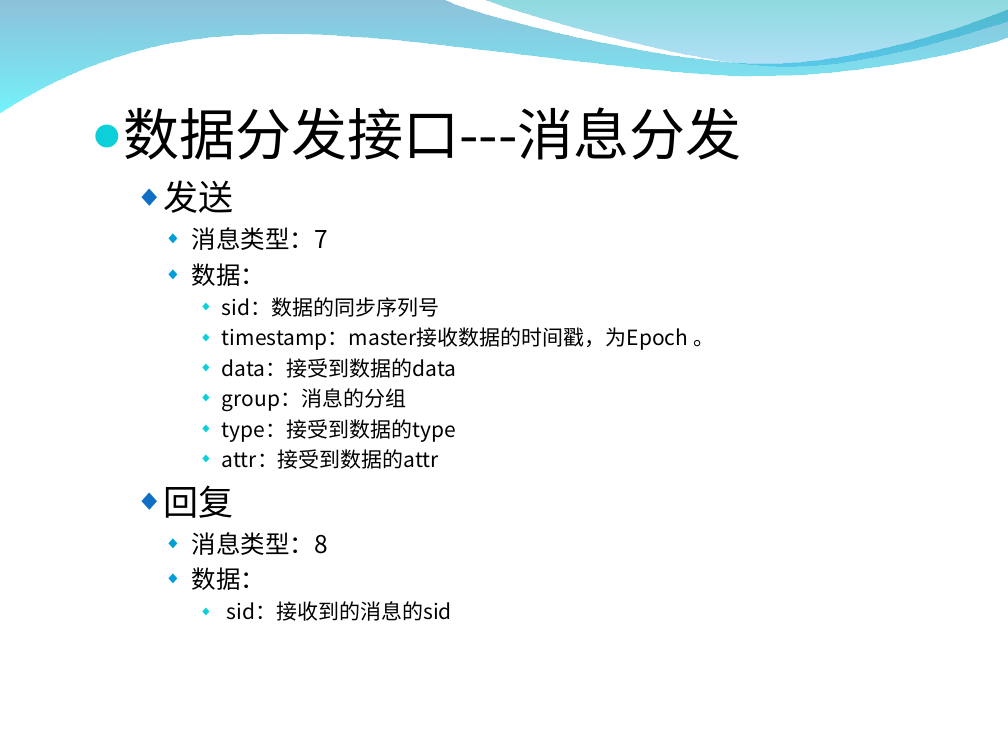
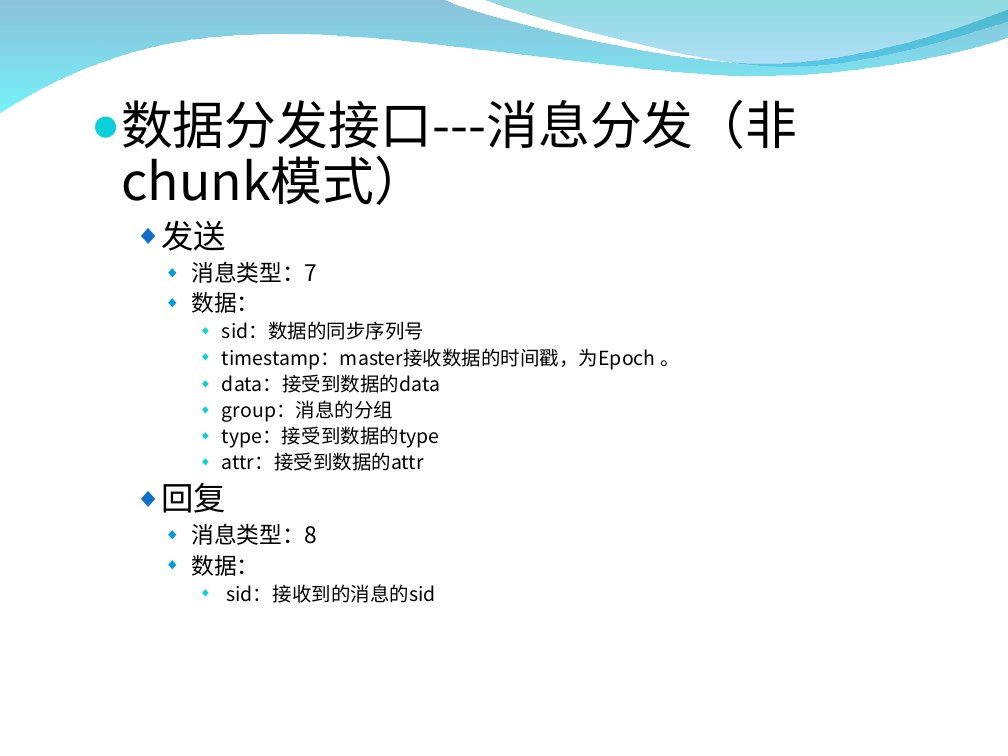
Before and after one commit to zxf1864/cwinux-mq, a slide deck: slide 14 of mq/doc/introduce.ppt. Drawn at 1008x756 pixels with LibreOffice and Linux fonts; fonts in the diff are those of the drawing; background and template pictures are left out. Boxes give left, top, right and bottom in pixels: in the first picture for what was removed or moved away, otherwise in the second. Text is boxed around its words. In the diff, an @@ line names an element or a change of style, - is before the commit and + after.

```diff
--- a/mq/doc/introduce.ppt
+++ b/mq/doc/introduce.ppt
@@ text at <box>121,100,797,205</box>: text changed; size 32 to 29.6 pt @@
-● 数据分发接口---消息分发
+● 数据分发接口---消息分发（非chunk模式）
@@ text at <box>162,220,679,603</box>: size 20 to 18.5 pt in "发送", "回复"; size 14 to 12.9 pt in "消息类型：7", "数据：", "消息类型：8", "数据："; size 12 to 11.1 pt in "sid：数据的同步序列号", "timestamp：master接收数据的时间戳，为Epoch 。", "data：接受到数据的data", "group：消息的分组" and 3 more places; line spacing 1 to 0.9 @@
```
Also in this commit, not shown: 8 other slides changed, 1 slide added, 1 slide removed, 3 other files.
